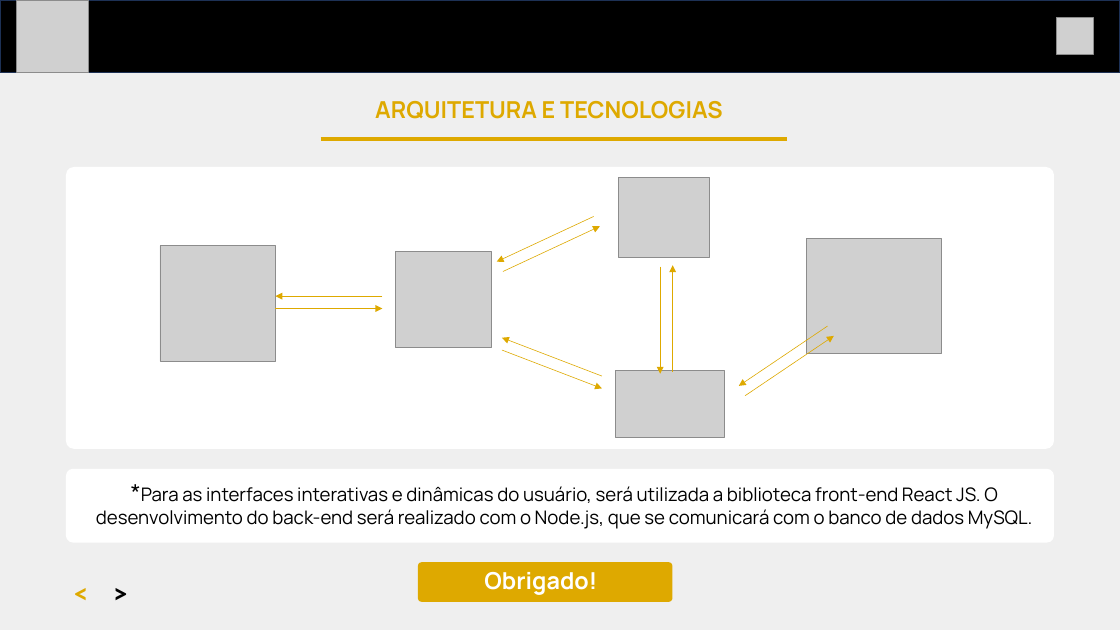
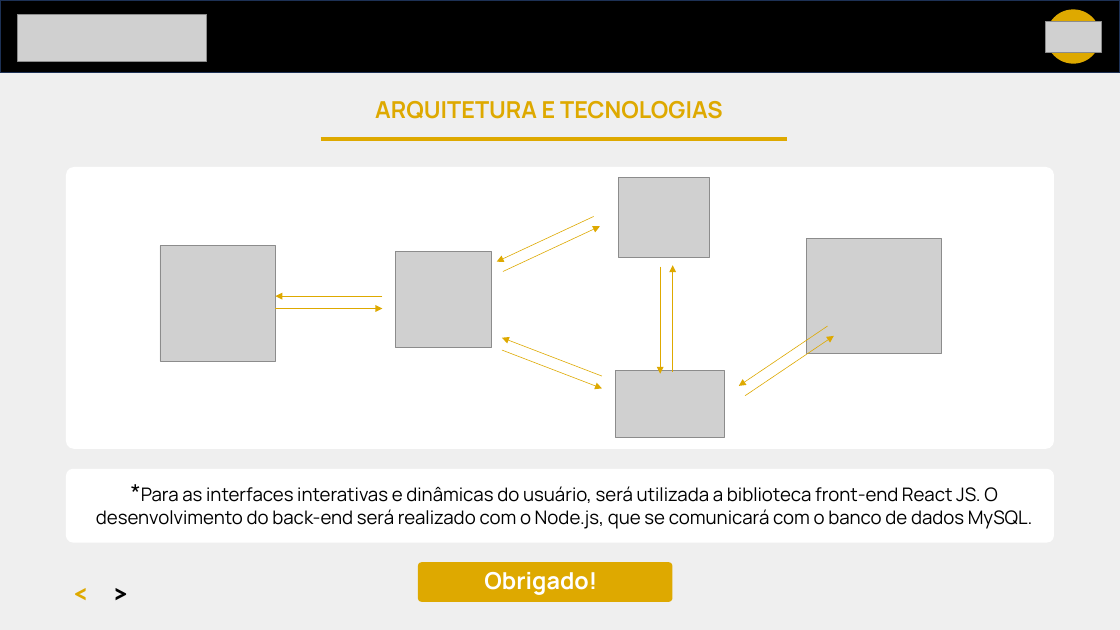
Before and after one commit to ICEI-PUC-Minas-PMV-ADS/pmv-ads-2024-1-e5-proj-empext-t2-hysteria-studio, a slide deck: slide 8 of apresentacao/doc/hysteria_studio.pptx (slide 6 before the commit). Drawn at 1120x630 pixels with LibreOffice and Linux fonts; fonts in the diff are those of the drawing; grey boxes stand for pictures. Boxes give left, top, right and bottom in pixels: in the first picture for what was removed or moved away, otherwise in the second. Text is boxed around its words. In the diff, an @@ line names an element or a change of style, - is before the commit and + after.

```diff
--- a/apresentacao/doc/hysteria_studio.pptx
+++ b/apresentacao/doc/hysteria_studio.pptx
@@ picture removed at [17,0,89,72] @@
@@ picture added at [17,14,207,61] @@
@@ picture: place and size @@
-picture at [1057,18,1093,54]
+picture at [1045,21,1102,52]
@@ ellipse added at [1046,9,1101,64], fill #DEA900 @@
```
Also in this commit, not shown: 5 other slides changed, 2 slides added, 5 other files.
